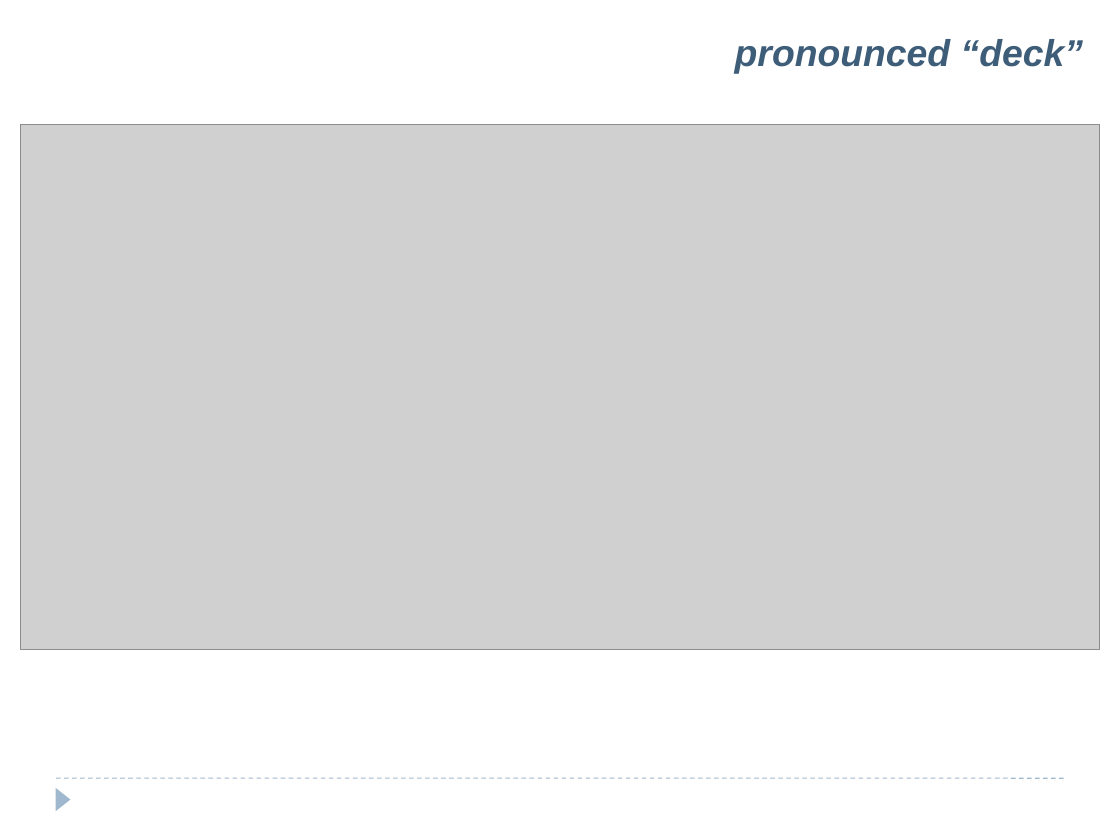
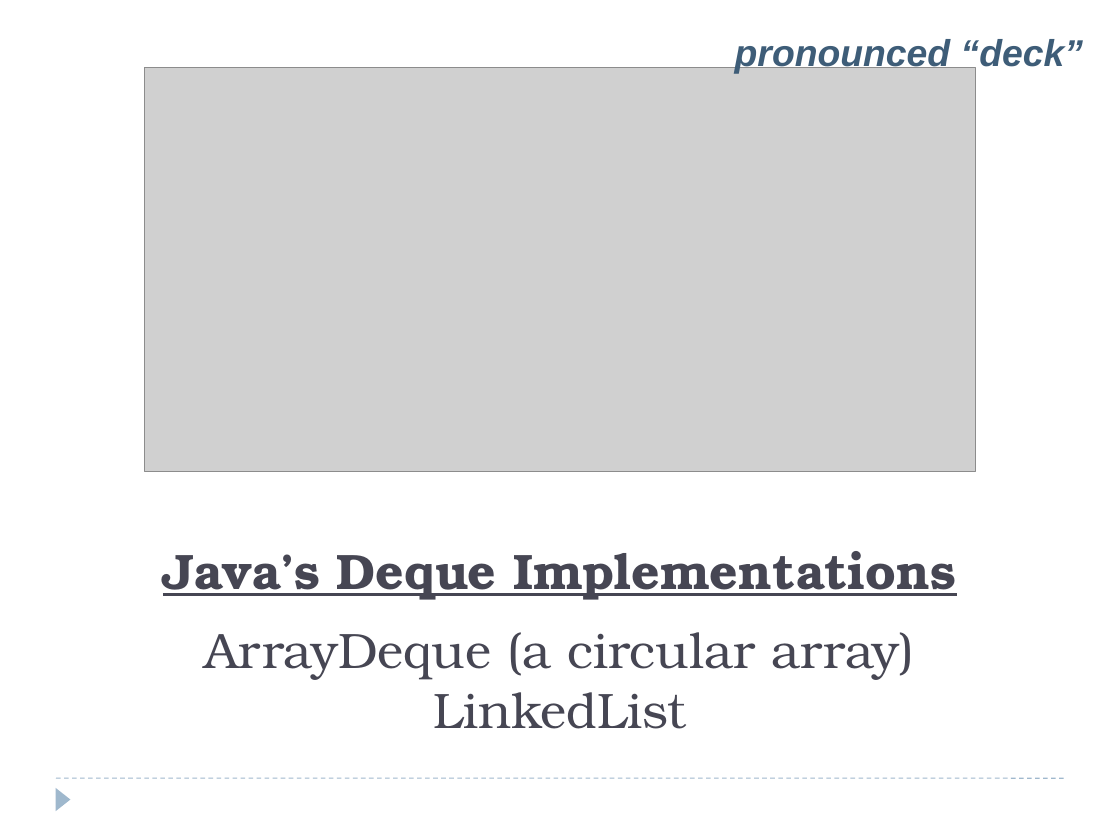
Before and after one commit to Cy-FairCS/cs3, a slide deck: slide 32 of u06d_circularQueues/notes/_Queues as LLs and circular arrays.pptx. Drawn at 1120x840 pixels with LibreOffice and Linux fonts; fonts in the diff are those of the drawing; grey boxes stand for pictures. Boxes give left, top, right and bottom in pixels: in the first picture for what was removed or moved away, otherwise in the second. Text is boxed around its words. In the diff, an @@ line names an element or a change of style, - is before the commit and + after.

```diff
--- a/u06d_circularQueues/notes/_Queues as LLs and circular arrays.pptx
+++ b/u06d_circularQueues/notes/_Queues as LLs and circular arrays.pptx
@@ picture resized from (x1=20, y1=124, x2=1100, y2=650) to (x1=144, y1=67, x2=976, y2=472) @@
@@ text added at (x1=163, y1=551, x2=957, y2=729), 32 pt, text #464653 @@
+Java’s Deque Implementations
+ArrayDeque (a circular array)
+LinkedList
```
